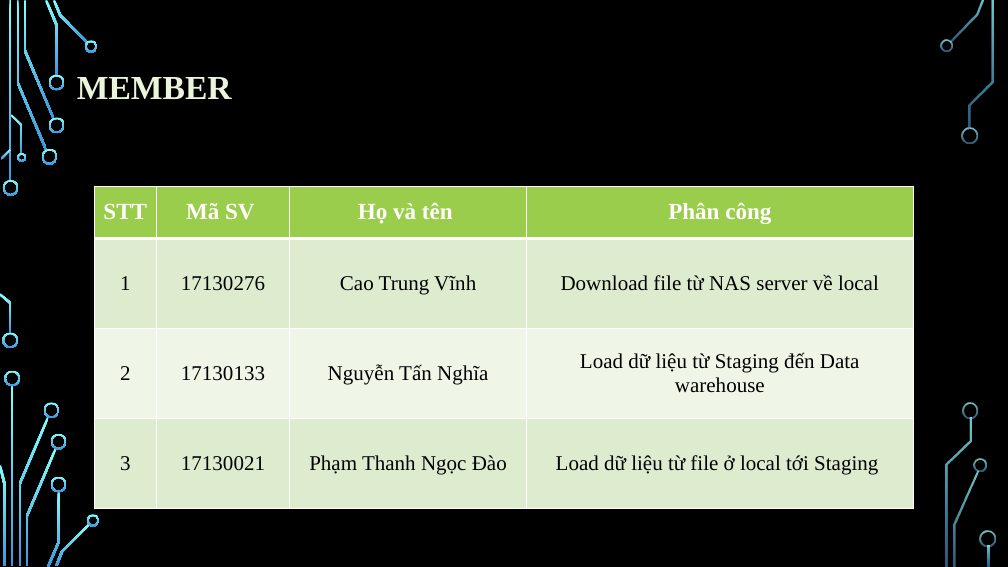
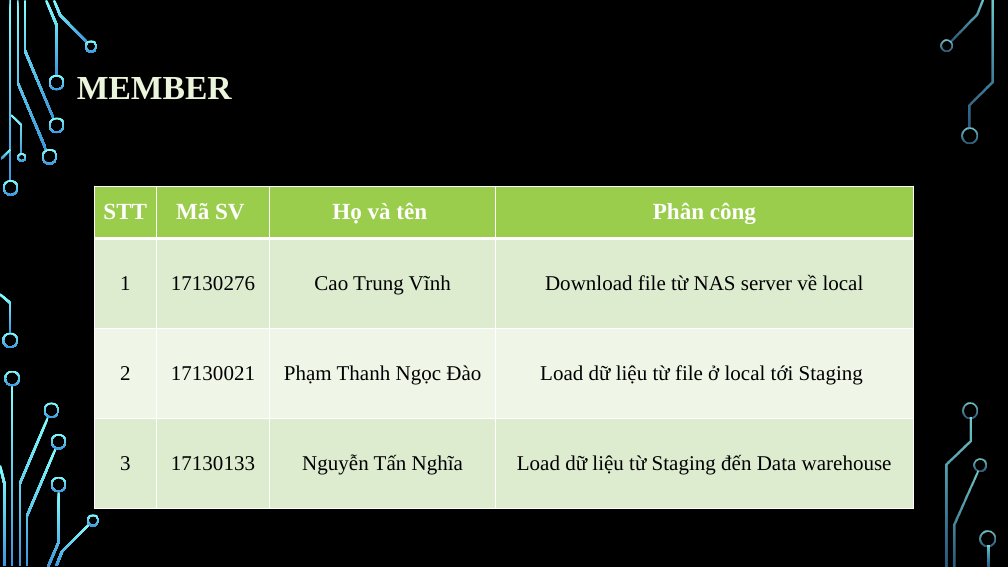
Before and after one commit to CaoTrungVinh/DataWareHouse, a slide deck: slide 2 of Datawarehouse.pptx. Drawn at 1008x567 pixels with LibreOffice and Linux fonts; fonts in the diff are those of the drawing; background and template pictures are left out. Boxes give left, top, right and bottom in pixels: in the first picture for what was removed or moved away, otherwise in the second. Text is boxed around its words. In the diff, an @@ line names an element or a change of style, - is before the commit and + after.

```diff
--- a/Datawarehouse.pptx
+++ b/Datawarehouse.pptx
@@ table at (95, 186, 914, 509) @@
-row 3: 2 | 17130133 | Nguyễn Tấn Nghĩa | Load dữ liệu từ Staging đến Data warehouse
+row 3: 2 | 17130021 | Phạm Thanh Ngọc Đào | Load dữ liệu từ file ở local tới Staging
-row 4: 3 | 17130021 | Phạm Thanh Ngọc Đào | Load dữ liệu từ file ở local tới Staging
+row 4: 3 | 17130133 | Nguyễn Tấn Nghĩa | Load dữ liệu từ Staging đến Data warehouse
```
Also in this commit, not shown: 3 other slides changed, 3 slides added, 41 other files.
